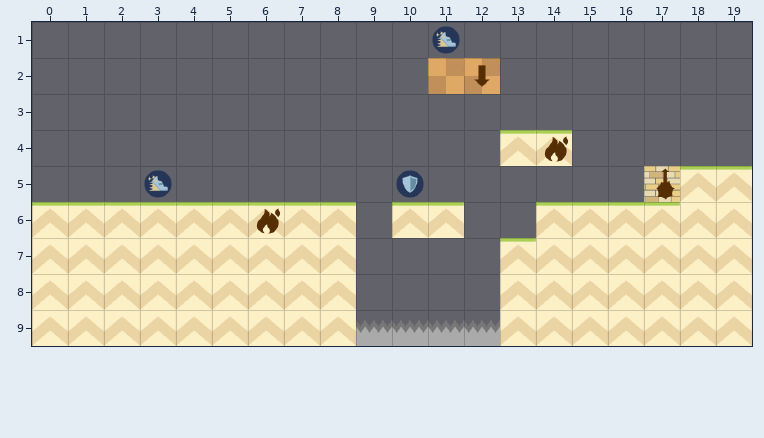
One commit to this Tiled map (JSON): client/assets/maps/test.json. The picture above was drawn from the file before the commit.
Cells are 64x64 px. Shown: x 0..19, y 1..9.
After:
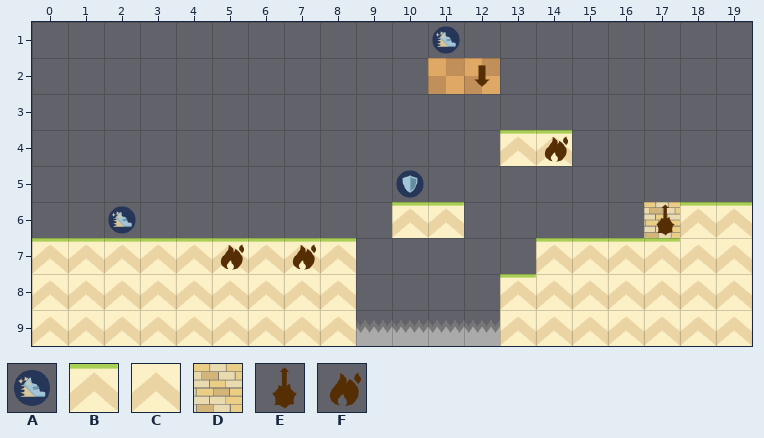
Key: from "misc_spritesheet": A 3; from "tile_spritesheet": B 0, C 1, D 7; from "traps_spritesheet": E 2, F 4.
_ is an empty cell.
Diff:
Layer "background":
The author cleared tile C in row 6 at x 18 to 19; in row 7 at x 0 to 7 and 14 to 17.
Layer "main":
The author changed tile C to tile B in row 7 at x 8; in row 8 at x 13.
Tile B now appears in row 6 at x 18 to 19; in row 7 at x 0 to 7 and 14 to 17.
The author changed tile B to tile D in row 6 at x 17.
The author cleared tile B in row 5 at x 18 to 19; in row 6 at x 0 to 8 and 14 to 16; in row 7 at x 13.
The author cleared tile D in row 5 at x 17.
Layer "powerups":
Tile A now appears in row 6 at x 2.
The author cleared tile A in row 5 at x 3.
Layer "trap_activators":
Tile E now appears in row 6 at x 17.
Tile F now appears in row 7 at x 5 and 7.
The author cleared tile E in row 5 at x 17.
The author cleared tile F in row 6 at x 6.
Changed places in both pictures, as pixel boxes (x1, y1, x2, y2):
changed: (32, 170, 356, 274)
changed: (500, 166, 752, 310)
